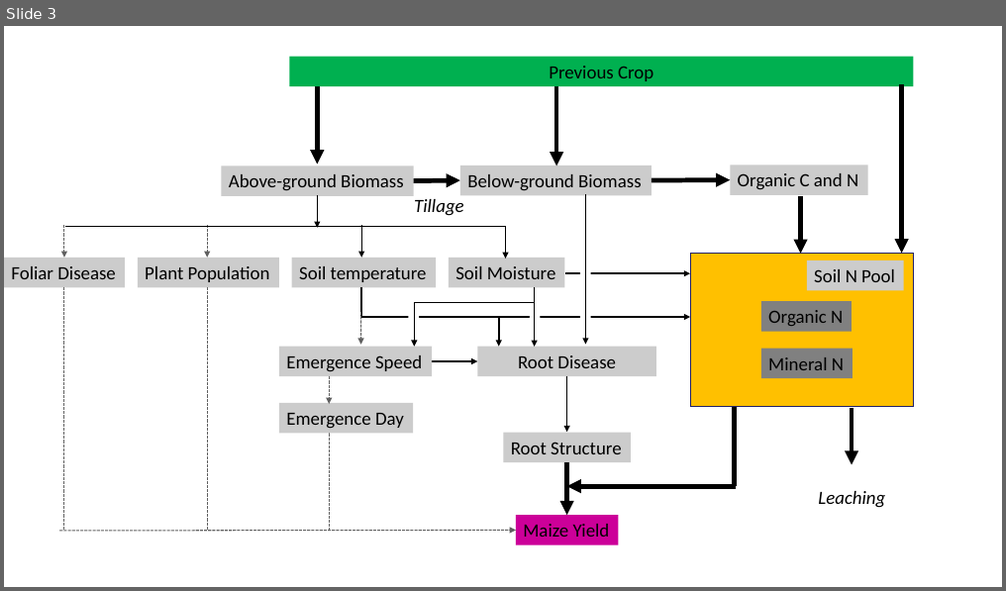
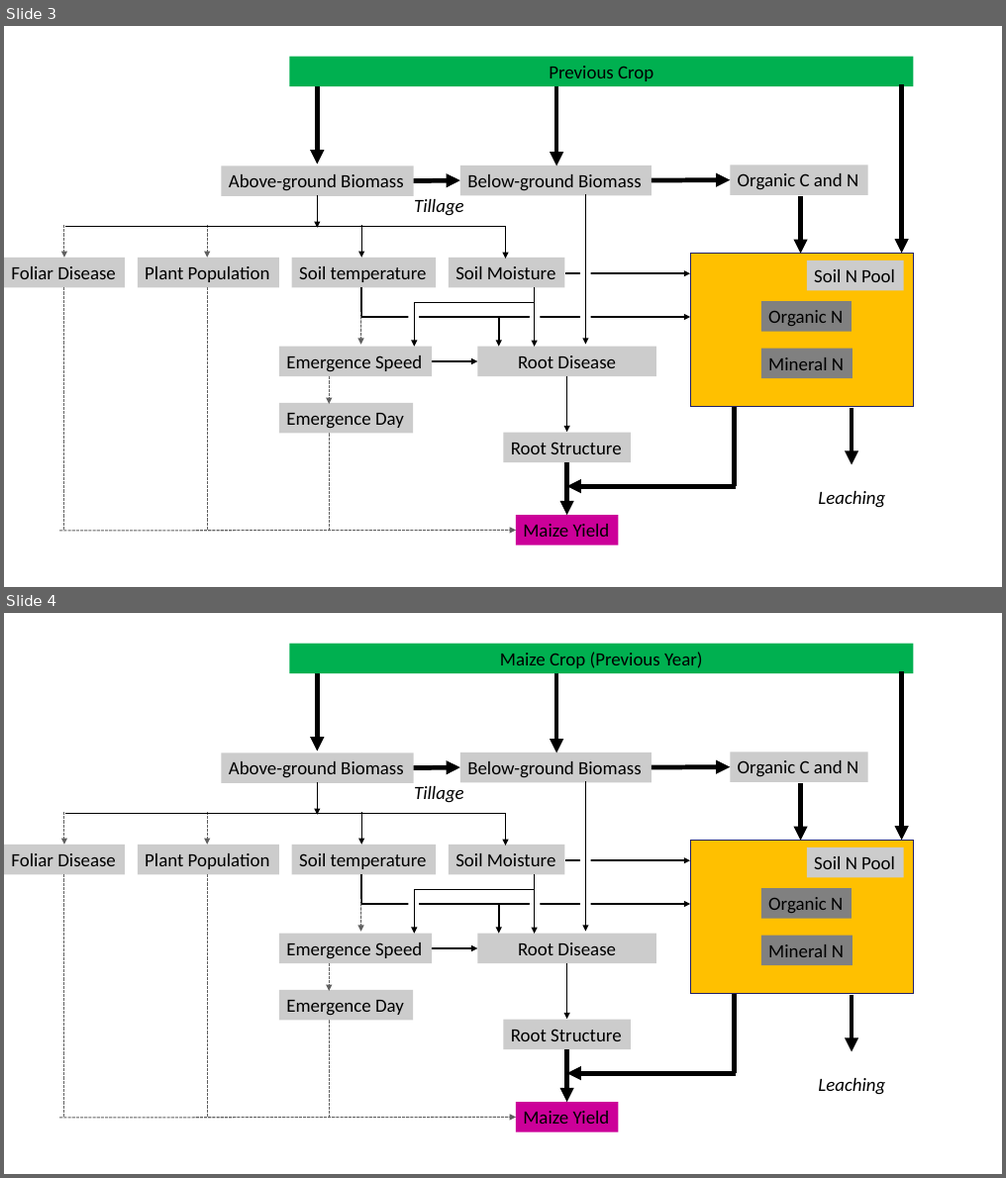
Before and after one commit to vanichols/ghproj_ccgap, a slide deck: manuscript/rafa-style-schematic-v1.pptx. Shown one above the other, each under a label of ours: slide 3 before the commit, slides 3 and 4 after it. The pictures are 1006x591 and 1006x1178 pixels, drawn with LibreOffice and Linux fonts; fonts in the diff are those of the drawing. Boxes give left, top, right and bottom in pixels: in the first picture for what was removed or moved away, otherwise in the second. Text is boxed around its words. In the diff, an @@ line names an element or a change of style, - is before the commit and + after.

```diff
--- a/manuscript/rafa-style-schematic-v1.pptx
+++ b/manuscript/rafa-style-schematic-v1.pptx
@@ slide 4 added at (x1=4, y1=613, x2=1002, y2=1174), background #FFFFFF @@
@@ group added at (x1=4, y1=643, x2=914, y2=1133): 25 arrows, 21 rectangles, 7 lines, 2 texts @@
+Below-ground Biomass
+Soil temperature
+Soil N Pool
+Maize Yield
+Organic C and N
+Above-ground Biomass
+Tillage
+Organic N
+Mineral N
+Emergence Speed
+Soil Moisture
+Plant Population
+Foliar Disease
+Root Disease
+Leaching
+Root Structure
+Maize Crop (Previous Year)
+Emergence Day
```
Also in this commit, not shown: 13 other files.
